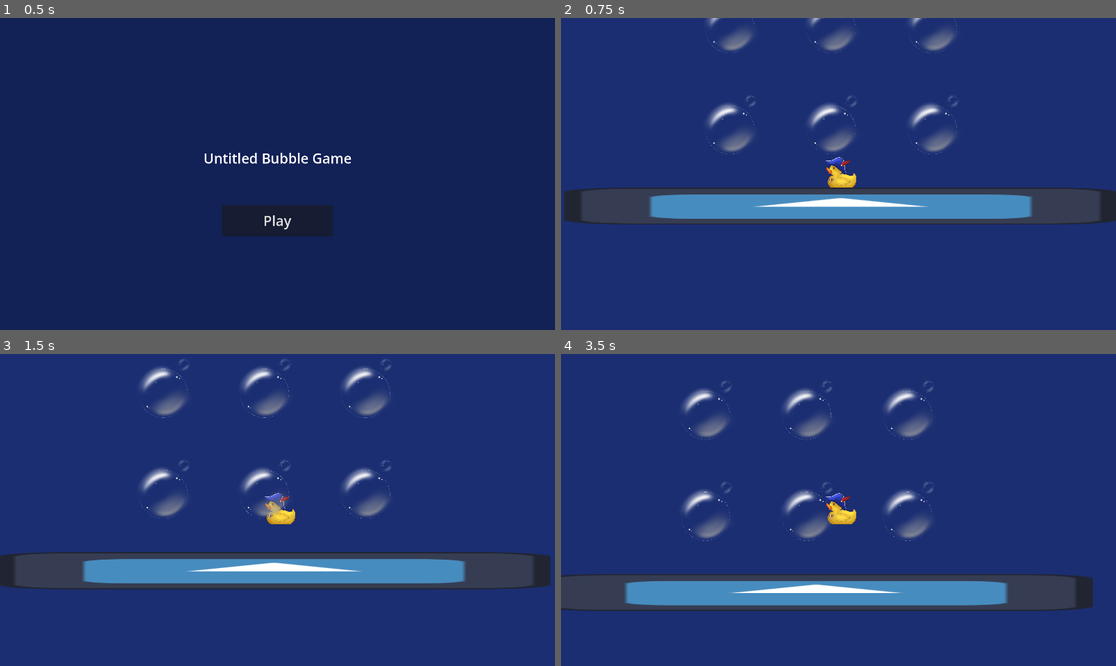
Above: before the commit, frames 1-4 (two rows, left to right).
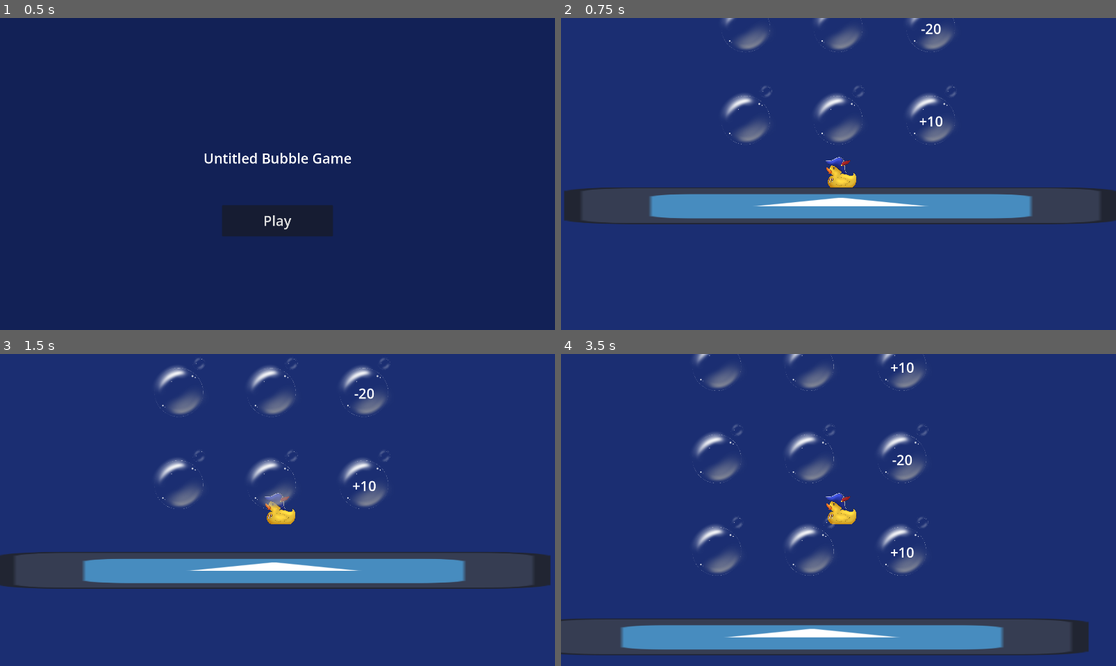
Above: after the commit, the same moments.

Repository: KaterynaKateryna/GlobalGameJam2025-Bubble
Game: Godot game, scene res://src/Scenes/start_screen.tscn
Two runs of this game, one before a commit and one after it. Both use one fixed random seed, a clock stepped at 60 frames per second and the inputs below. The engine's default icon, where the game draws it, is replaced by a stand-in: a white triangle on a blue panel in a dark square.
Inputs (mouse positions are in pixels of both pictures, inside the frame that each line leads up to):
- Up to frame 1 (0.5 s): no input
- Up to frame 2 (0.75 s): click "Play" at 0.5 s
- Up to frame 3 (1.5 s): tap Enter at 1.25 s; move the mouse to (399, 494) at 1.27 s; click (399, 494) at 1.35 s
- Up to frame 4 (3.5 s): click (960, 494) at 1.52 s; click (960, 494) at 1.82 s; move the mouse to (727, 525) at 2.02 s; click (727, 525) at 2.1 s; click (727, 525) at 2.27 s; click (727, 525) at 2.57 s; move the mouse to (894, 441) at 2.77 s; click (894, 441) at 2.85 s

Frame 1 is identical in both runs. In frame 2, 4.0% of the frame differs, in the area x 1-100%, y 0-67%; in frame 3, 4.4%; in frame 4, 29%, in the area x 0-96%, y 0-97%.

Commit message:
add modifiers into bubbles

Diff:
--- a/project.godot
+++ b/project.godot
@@ -30,9 +30,10 @@
 
 [layer_names]
 
-2d_render/layer_1="floor"
-2d_render/layer_2="player"
 2d_render/layer_3="bubbles"
+2d_physics/layer_1="floor"
+2d_physics/layer_2="player"
+2d_physics/layer_3="bubbles"
 
 [rendering]
 
--- a/src/actors/player.gd
+++ b/src/actors/player.gd
@@ -25,3 +25,8 @@
 			velocity.x = velocity.x * -1.0
 
 	move_and_slide()
+
+func _on_bubble_detector_body_entered(body: Node2D) -> void:
+	var modifier = body.get_modifier()
+	print("bubble jumped body ", modifier)
+	pass # Replace with function body.
--- a/src/actors/player.tscn
+++ b/src/actors/player.tscn
@@ -1,14 +1,18 @@
-[gd_scene load_steps=5 format=3 uid="uid://ku47qk6f3af7"]
+[gd_scene load_steps=6 format=3 uid="uid://ku47qk6f3af7"]
 
 [ext_resource type="Script" path="res://src/actors/player.gd" id="1_ecaj2"]
 [ext_resource type="Texture2D" uid="uid://dgfqthfi1uosu" path="res://assets/images/Rubber_duck_left.png" id="1_wmqrp"]
 [ext_resource type="Texture2D" uid="uid://cn6yoyx8uksje" path="res://assets/images/Rubber_duck_right.png" id="2_ocpgc"]
 
-[sub_resource type="CapsuleShape2D" id="CapsuleShape2D_upydy"]
-radius = 262.0
-height = 560.0
+[sub_resource type="RectangleShape2D" id="RectangleShape2D_2ffgw"]
+size = Vector2(491.25, 68.25)
+
+[sub_resource type="RectangleShape2D" id="RectangleShape2D_jrmdu"]
+size = Vector2(433, 1)
 
 [node name="Player" type="CharacterBody2D"]
+collision_layer = 2
+collision_mask = 5
 script = ExtResource("1_ecaj2")
 
 [node name="Left" type="Sprite2D" parent="."]
@@ -22,5 +26,15 @@
 
 [node name="CollisionShape2D" type="CollisionShape2D" parent="."]
 visibility_layer = 2
-position = Vector2(48, -27)
-shape = SubResource("CapsuleShape2D_upydy")
+position = Vector2(60.625, 212)
+shape = SubResource("RectangleShape2D_2ffgw")
+
+[node name="BubbleDetector" type="Area2D" parent="."]
+collision_layer = 0
+collision_mask = 4
+
+[node name="BubbleCollisionShape2D" type="CollisionShape2D" parent="BubbleDetector"]
+position = Vector2(57.5, 255.5)
+shape = SubResource("RectangleShape2D_jrmdu")
+
+[connection signal="body_entered" from="BubbleDetector" to="." method="_on_bubble_detector_body_entered"]
--- a/src/objects/Bubble.tscn
+++ b/src/objects/Bubble.tscn
@@ -1,17 +1,31 @@
-[gd_scene load_steps=3 format=3 uid="uid://b8qg05mdm1fc4"]
+[gd_scene load_steps=4 format=3 uid="uid://b8qg05mdm1fc4"]
 
+[ext_resource type="Script" path="res://src/objects/bubble.gd" id="1_1t8qd"]
 [ext_resource type="Texture2D" uid="uid://dvgvduewao17m" path="res://assets/images/Bubble_1.png" id="1_02w5b"]
 
 [sub_resource type="RectangleShape2D" id="RectangleShape2D_shbx6"]
 size = Vector2(133, 17)
 
 [node name="Bubble" type="StaticBody2D"]
+collision_layer = 4
+collision_mask = 2
+script = ExtResource("1_1t8qd")
 
 [node name="Sprite2D" type="Sprite2D" parent="."]
+position = Vector2(20, -13)
 scale = Vector2(0.2, 0.2)
 texture = ExtResource("1_02w5b")
 
 [node name="CollisionShape2D" type="CollisionShape2D" parent="."]
-visibility_layer = 4
-position = Vector2(-20.5, -39.5)
+position = Vector2(-4, -39)
 shape = SubResource("RectangleShape2D_shbx6")
+
+[node name="ModifierLabel" type="Label" parent="."]
+anchors_preset = -1
+anchor_right = 1.0
+anchor_bottom = 1.0
+grow_horizontal = 2
+grow_vertical = 2
+theme_override_font_sizes/font_size = 48
+horizontal_alignment = 3
+vertical_alignment = 3
--- /dev/null
+++ b/src/objects/bubble.gd
@@ -0,0 +1,21 @@
+extends StaticBody2D
+
+@onready var modifier_label = get_node("ModifierLabel")
+
+var modifier = null
+
+# Called when the node enters the scene tree for the first time.
+func _ready() -> void:
+	if modifier:
+		modifier_label.text = modifier
+	pass # Replace with function body.
+
+
+# Called every frame. 'delta' is the elapsed time since the previous frame.
+func _process(delta: float) -> void:
+	pass
+
+func get_modifier():
+	if modifier:
+		return modifier
+	return "+1"
--- a/src/scenes/game_screen.gd
+++ b/src/scenes/game_screen.gd
@@ -1,27 +1,45 @@
 extends Control
 
 var bubble_scene = preload("res://src/objects/bubble.tscn")
-
-
+var rng = RandomNumberGenerator.new()
 
 # Called when the node enters the scene tree for the first time.
 func _ready() -> void:
-	var screen_size = get_viewport().get_visible_rect().size
-	var middle_x = screen_size.x / 2;
-	var step_x = 350;
-	var step_y = 350;
+	var camera = get_viewport().get_camera_2d()
+
+	var step_x = 320;
+	var step_y = 320;
 	for i in range(3):
-		var y = screen_size.y - i * step_y - 350;
-		_create_bubble(middle_x, y)
-		_create_bubble(middle_x - step_x, y)
-		_create_bubble(middle_x + step_x, y)
+		var y = camera.global_position.y - i * step_y - 180;
+		_create_bubble(camera.global_position.x, y, _get_random_modifier())
+		_create_bubble(camera.global_position.x - step_x, y, _get_random_modifier())
+		_create_bubble(camera.global_position.x + step_x, y, _get_random_modifier())
 
 
-func _create_bubble(x: float, y: float):
+func _create_bubble(x: float, y: float, modifier):
 	var bubble = bubble_scene.instantiate()
 	bubble.position = Vector2(x, y)
+	bubble.modifier = modifier
 	add_child(bubble)
 
 # Called every frame. 'delta' is the elapsed time since the previous frame.
 func _process(delta: float) -> void:
 	pass
+
+func _get_random_modifier():
+	var rand = rng.randf_range(0, 1)
+
+	if rand < 0.5:
+		return null
+
+	var modifier
+	var rand_modifier = rng.randi_range(0, 3)
+	if rand_modifier == 0:
+		modifier = "+10"
+	elif rand_modifier == 1:
+		modifier = "-20"
+	elif rand_modifier == 2:
+		modifier = "x20"
+	elif rand_modifier == 3:
+		modifier = "%2"
+	return modifier
Not shown, changed: export_presets.cfg
